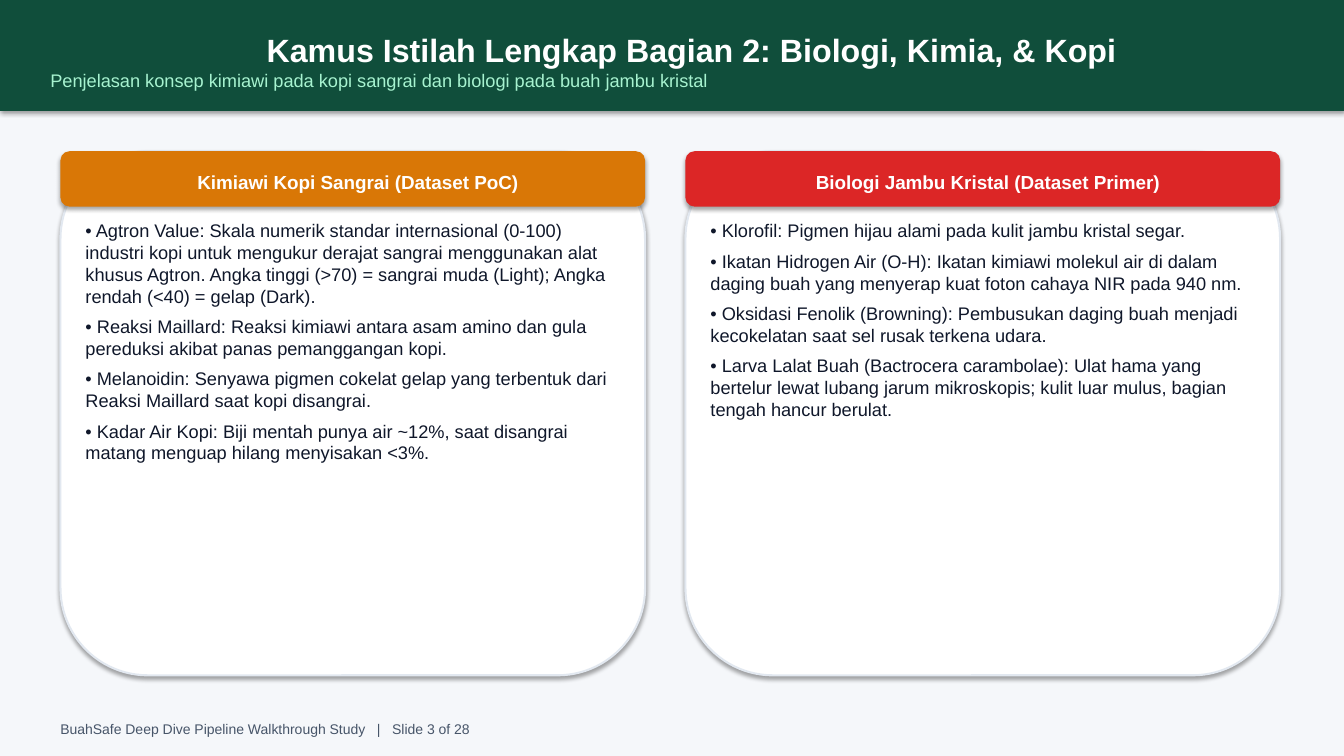
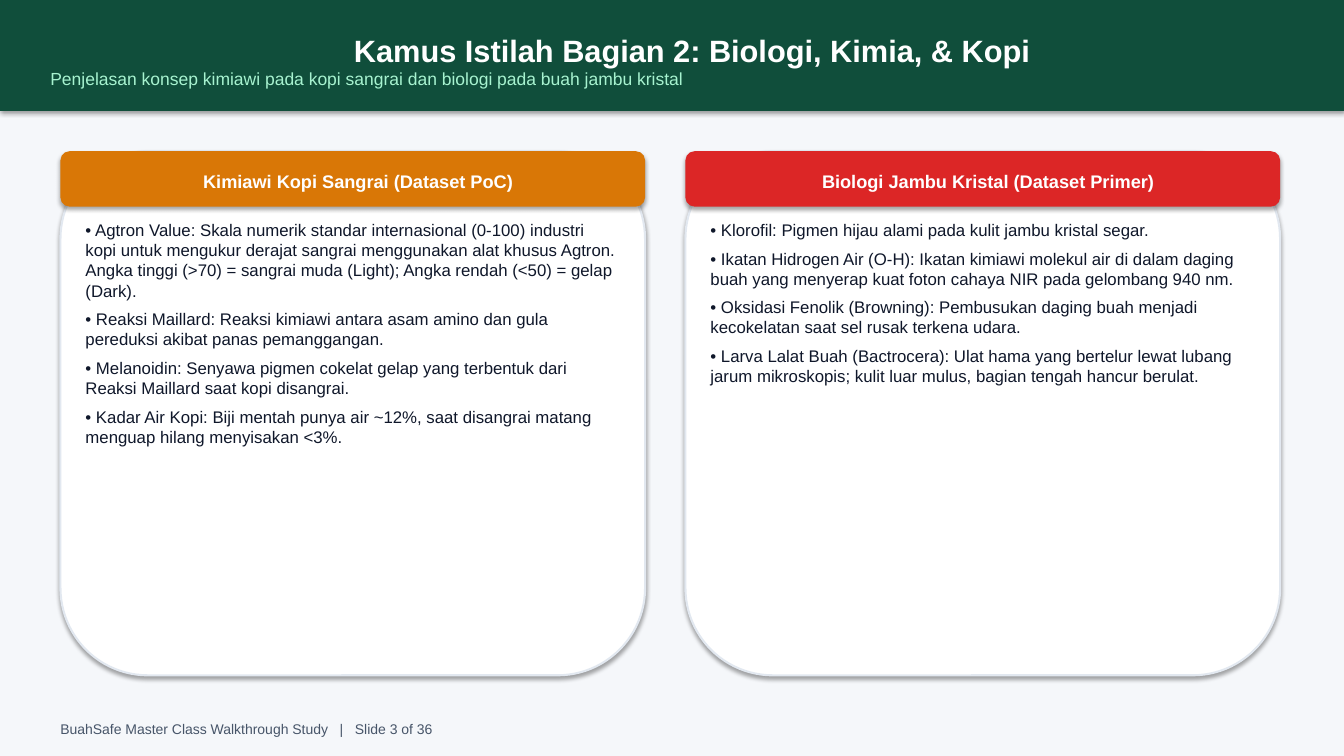
Before and after one commit to adsurkasur/buahsafe, a slide deck: slide 3 of BuahSafe_Super_Comprehensive_Presentation_Deep_Dive.pptx. Drawn at 1344x756 pixels with LibreOffice and Linux fonts; fonts in the diff are those of the drawing. Boxes give left, top, right and bottom in pixels: in the first picture for what was removed or moved away, otherwise in the second. Text is boxed around its words. In the diff, an @@ line names an element or a change of style, - is before the commit and + after.

Commit message:
feat: expand to 36-slide master class presentation addressing all 12 detailed review points with comprehensive theory, causality chains, and fixed visual assets

```diff
--- a/BuahSafe_Super_Comprehensive_Presentation_Deep_Dive.pptx
+++ b/BuahSafe_Super_Comprehensive_Presentation_Deep_Dive.pptx
@@ text in rectangle at (354,39,1030,67): text changed; size 23 to 22 pt @@
-Kamus Istilah Lengkap Bagian 2: Biologi, Kimia, & Kopi
+Kamus Istilah Bagian 2: Biologi, Kimia, & Kopi
@@ text in rectangle at (50,72,683,89): size 13 to 12.5 pt in "Penjelasan konsep kimiawi pada kopi sangrai dan ..." @@
@@ rounded rectangle "Kimiawi Kopi Sangrai (Dataset PoC)" at (60,151,645,207): size 13.5 to 13 pt @@
@@ rounded rectangle "Biologi Jambu Kristal (Dataset Primer)" at (686,151,1280,207): size 13.5 to 13 pt @@
@@ text at (85,224,615,349): text changed; size 13 to 12 pt @@
-• Agtron Value: Skala numerik standar internasional (0-100) industri kopi untuk mengukur derajat sangrai menggunakan alat khusus Agtron. Angka tinggi (>70) = sangrai muda (Light); Angka rendah (<40) = gelap (Dark).
-• Reaksi Maillard: Reaksi kimiawi antara asam amino dan gula pereduksi akibat panas pemanggangan kopi.
+• Agtron Value: Skala numerik standar internasional (0-100) industri kopi untuk mengukur derajat sangrai menggunakan alat khusus Agtron. Angka tinggi (>70) = sangrai muda (Light); Angka rendah (<50) = gelap (Dark).
+• Reaksi Maillard: Reaksi kimiawi antara asam amino dan gula pereduksi akibat panas pemanggangan.
@@ text at (710,224,1198,333): size 13 to 12 pt in "• Klorofil: Pigmen hijau alami pada kulit ...", "• Oksidasi Fenolik (Browning): Pembusukan daging buah ..." @@
@@ text at (710,253,1233,289): text changed; size 13 to 12 pt @@
-• Ikatan Hidrogen Air (O-H): Ikatan kimiawi molekul air di dalam daging buah yang menyerap kuat foton cahaya NIR pada 940 nm.
+• Ikatan Hidrogen Air (O-H): Ikatan kimiawi molekul air di dalam daging buah yang menyerap kuat foton cahaya NIR pada gelombang 940 nm.
@@ text at (710,350,1231,386): text changed; size 13 to 12 pt @@
-• Larva Lalat Buah (Bactrocera carambolae): Ulat hama yang bertelur lewat lubang jarum mikroskopis; kulit luar mulus, bagian tengah hancur berulat.
+• Larva Lalat Buah (Bactrocera): Ulat hama yang bertelur lewat lubang jarum mikroskopis; kulit luar mulus, bagian tengah hancur berulat.
@@ text at (85,362,591,447): size 13 to 12 pt in "• Melanoidin: Senyawa pigmen cokelat gelap yang ...", "• Kadar Air Kopi: Biji mentah punya ..." @@
@@ text at (60,724,433,737): text changed @@
-BuahSafe Deep Dive Pipeline Walkthrough Study | Slide 3 of 28
+BuahSafe Master Class Walkthrough Study | Slide 3 of 36
```
Also in this commit, not shown: 25 other slides changed, 10 slides added, 2 slides removed, 3 other files.
